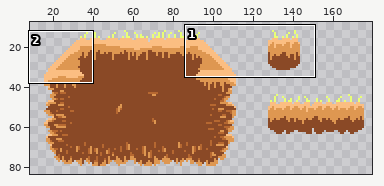
One commit to this sprite sheet: _GAME/1_Art/2_Sprites/2_Tilesets/Tilesets_Suelo de tierra.png. Above, an overview of the earlier version with the close-up marked.
Close-up. Earlier state:
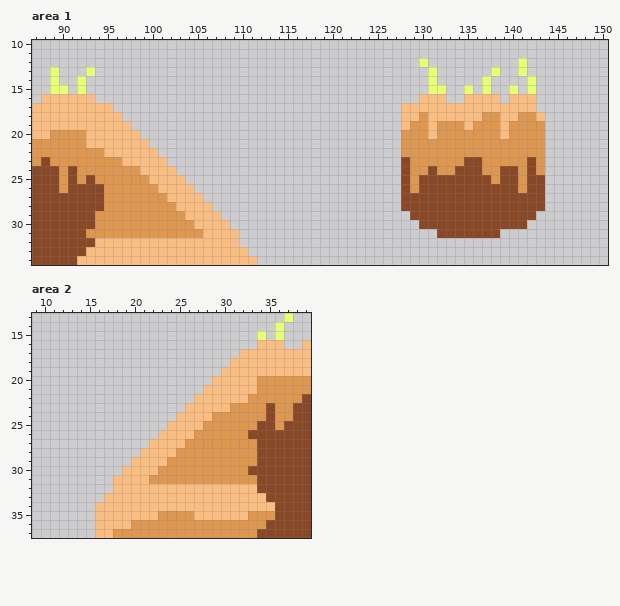
The file is 192x96 pixels. Shown: area 1: x 87..150, y 10..34; area 2: x 9..39, y 13..37. The wide view leaves out empty margins.
Now the later version:
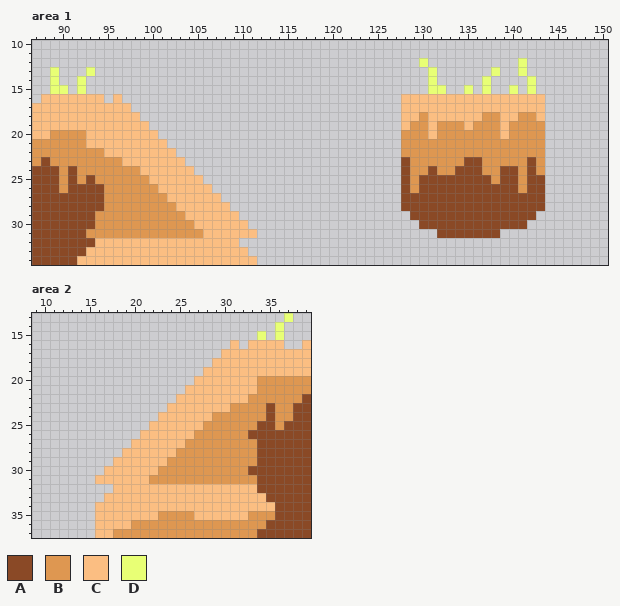
Palette (. is transparent): A #8a4926  B #de9751  C #fbbe82  D #e8ff75
The edit:
Area 1:
y 16: x 94 . -> C; x 96 . -> C; x 128..129 .. -> CC; x 133..134 .. -> CC; x 139 . -> C; x 143 . -> C
y 17: x 96..97 .. -> CC; x 143 . -> C
y 18: x 97..98 .. -> CC
y 19: x 98..99 .. -> CC
y 20: x 99..100 .. -> CC
y 21: x 100..101 .. -> CC
y 22: x 101..102 .. -> CC
y 23: x 102..103 .. -> CC
y 24: x 103..104 .. -> CC
y 25: x 104..105 .. -> CC
y 26: x 105..106 .. -> CC
y 27: x 106..107 .. -> CC
y 28: x 107..108 .. -> CC
y 29: x 108..109 .. -> CC
y 30: x 109..110 .. -> CC
y 31: x 110..111 .. -> CC
Area 2:
y 16: x 31 . -> C; x 33 . -> C
y 17: x 30..31 .. -> CC
y 18: x 29..30 .. -> CC
y 19: x 28..29 .. -> CC
y 20: x 27..28 .. -> CC
y 21: x 26..27 .. -> CC
y 22: x 25..26 .. -> CC
y 23: x 24..25 .. -> CC
y 24: x 23..24 .. -> CC
y 25: x 22..23 .. -> CC
y 26: x 21..22 .. -> CC
y 27: x 20..21 .. -> CC
y 28: x 19..20 .. -> CC
y 29: x 18..19 .. -> CC
y 30: x 17..18 .. -> CC
y 31: x 16..17 .. -> CC
Pixel boxes of the changes (left, top, right, bottom) in both close-ups:
added: (95, 94, 257, 238)
added: (401, 94, 464, 103)
added: (500, 94, 545, 112)
added: (95, 340, 257, 484)
